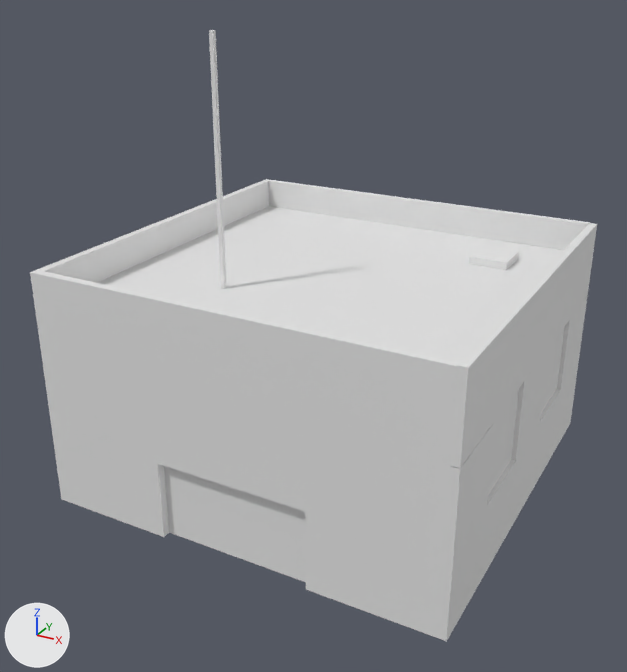
The glTF model public/images/models/command.glb as it was, and as the next commit left it.
One viewpoint serves both versions: a 50 mm camera at (92.4, -179.9, 124.7) aimed at (-1.7, -8.9, 39.2). Lighting does not change. The marker at lower left points along +X, +Y and +Z. Where no turn or scale is listed for an object, it has been applied to the vertices.

In view in the first picture: 'concrette', 'concrette.001', 'concrette.002', 'concrette.006', 'concrette.007', 'concrette.010', 'concrette.011', 'concrette.014', 'concrette.015', 'metall.001', 'metall.002', 'metall.003'.
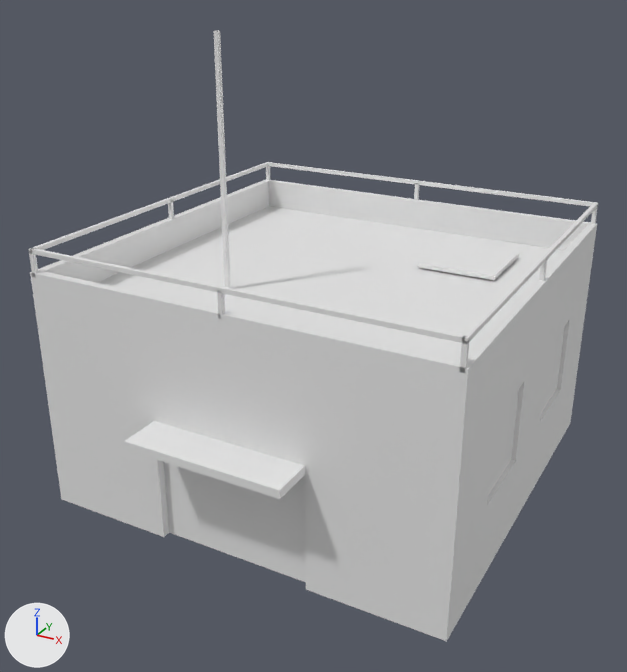
Pixel boxes [x1, y1, x2, y2] of what changed, in the pictures (627 x 672 px):
'concrette.017', added: after [124, 421, 305, 499]
'metall.003', moved, turned, rescaled: before [209, 30, 227, 289]; after [30, 248, 464, 343]
'metall.002', moved, rescaled (98% wider, 56% taller): before [468, 246, 519, 270]; after [417, 242, 519, 280]
'metall.004', added: after [214, 30, 231, 288]
'metall.005', added: after [268, 162, 594, 206]
'metall.006', added: after [462, 202, 598, 344]
'metall.007', added: after [29, 162, 269, 254]
'metall.015', added: after [459, 341, 469, 373]
'metall.011', added: after [217, 290, 225, 319]
'metall.013', added: after [29, 252, 38, 277]
'metall.009', added: after [539, 258, 547, 281]
'metall.008', added: after [168, 200, 174, 219]
'metall.010', added: after [414, 184, 419, 200]
'metall.012', added: after [591, 207, 598, 224]
'metall.014', added: after [266, 166, 270, 180]

The change, as a list of edits to the scene's bpy script:
```text
Add me_cube_041:
    me_cube_041.from_pydata(...)  # a box spanning x -0.5..0.5, y -0.5..0.5, z -3.0..3.0
Add me_cube_036:
    me_cube_036.from_pydata(...)  # a box spanning x -19.0..19.0, y -5.0..5.0, z -1.0..1.0
Add me_cube_031:
    me_cube_031.from_pydata(...)  # a box spanning x -0.5..0.5, y -50.0..50.0, z -0.5..0.5
Add me_cube_006:
    me_cube_006.from_pydata(...)  # a box spanning x -50.0..50.0, y -0.5..0.5, z -0.5..0.5
Add me_cube_003:
    me_cube_003.from_pydata(...)  # a box spanning x -0.5..0.5, y -0.5..0.5, z -30.0..30.0
Change ob_metall_002:
    ob_metall_002.location: (30.0, 30.0, 53.0) -> (25.0, 25.0, 53.0)
    ob_metall_002.scale: (5.0, 5.0, 1.0) -> (10.0, 10.0, 0.5)
Change ob_metall_003:
    ob_metall_003.location: (-20.0, -20.0, 80.0) -> (0.0, -49.5, 65.0)
    ob_metall_003.rotation_euler: (0.0, 0.0, 0.0) -> (0.0, 1.571, 0.0)  # degrees (0, 0, 0) -> degrees (0, 90, 0)
    ob_metall_003.scale: (0.5, 0.5, 30.0) -> (0.5, 0.5, 50.0)
Add ob_metall_015:
    ob_metall_015 = bpy.data.objects.new('metall.015', me_cube_041)
    ob_metall_015.location = (50.0, -49.5, 62.0)
Add ob_metall_014:
    ob_metall_014 = bpy.data.objects.new('metall.014', me_cube_041.copy())
    ob_metall_014.location = (-50.0, 49.5, 62.0)
Add ob_metall_013:
    ob_metall_013 = bpy.data.objects.new('metall.013', me_cube_041.copy())
    ob_metall_013.location = (-50.0, -49.5, 62.0)
Add ob_metall_012:
    ob_metall_012 = bpy.data.objects.new('metall.012', me_cube_041.copy())
    ob_metall_012.location = (50.0, 49.5, 62.0)
Add ob_concrette_017:
    ob_concrette_017 = bpy.data.objects.new('concrette.017', me_cube_036)
    ob_concrette_017.location = (0.0, -55.0, 30.0)
Add ob_metall_011:
    ob_metall_011 = bpy.data.objects.new('metall.011', me_cube_041.copy())
    ob_metall_011.location = (0.0, -49.5, 62.0)
Add ob_metall_010:
    ob_metall_010 = bpy.data.objects.new('metall.010', me_cube_041.copy())
    ob_metall_010.location = (0.0, 49.5, 62.0)
Add ob_metall_009:
    ob_metall_009 = bpy.data.objects.new('metall.009', me_cube_041.copy())
    ob_metall_009.location = (50.0, 0.0, 62.0)
Add ob_metall_008:
    ob_metall_008 = bpy.data.objects.new('metall.008', me_cube_041.copy())
    ob_metall_008.location = (-50.0, 0.0, 62.0)
Add ob_metall_007:
    ob_metall_007 = bpy.data.objects.new('metall.007', me_cube_031)
    ob_metall_007.location = (-50.0, 0.0, 65.0)
Add ob_metall_006:
    ob_metall_006 = bpy.data.objects.new('metall.006', me_cube_031.copy())
    ob_metall_006.location = (50.0, 0.0, 65.0)
Add ob_metall_005:
    ob_metall_005 = bpy.data.objects.new('metall.005', me_cube_006)
    ob_metall_005.location = (0.0, 49.5, 65.0)
Add ob_metall_004:
    ob_metall_004 = bpy.data.objects.new('metall.004', me_cube_003)
    ob_metall_004.location = (-18.8, -20.0, 80.0)
```
